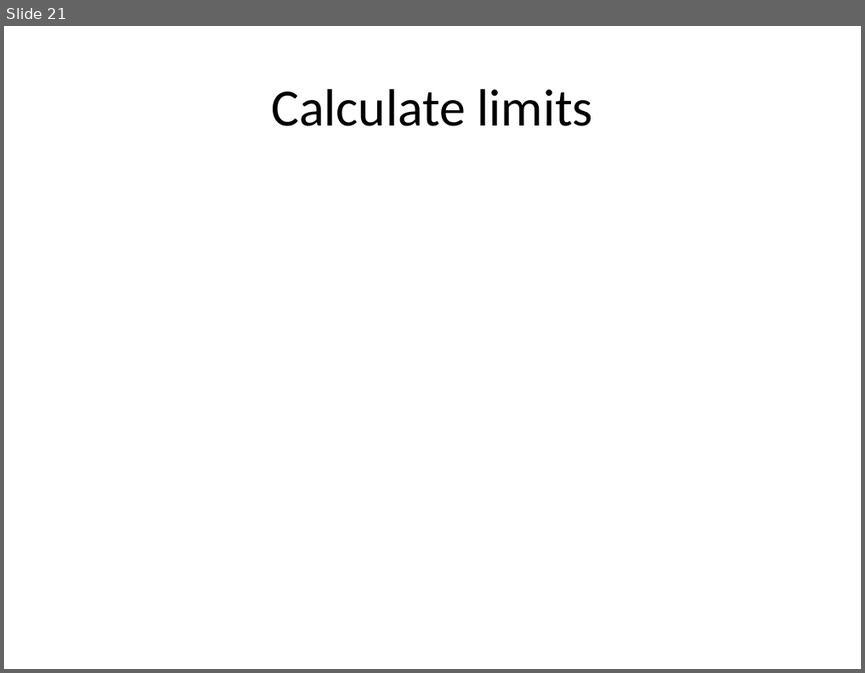
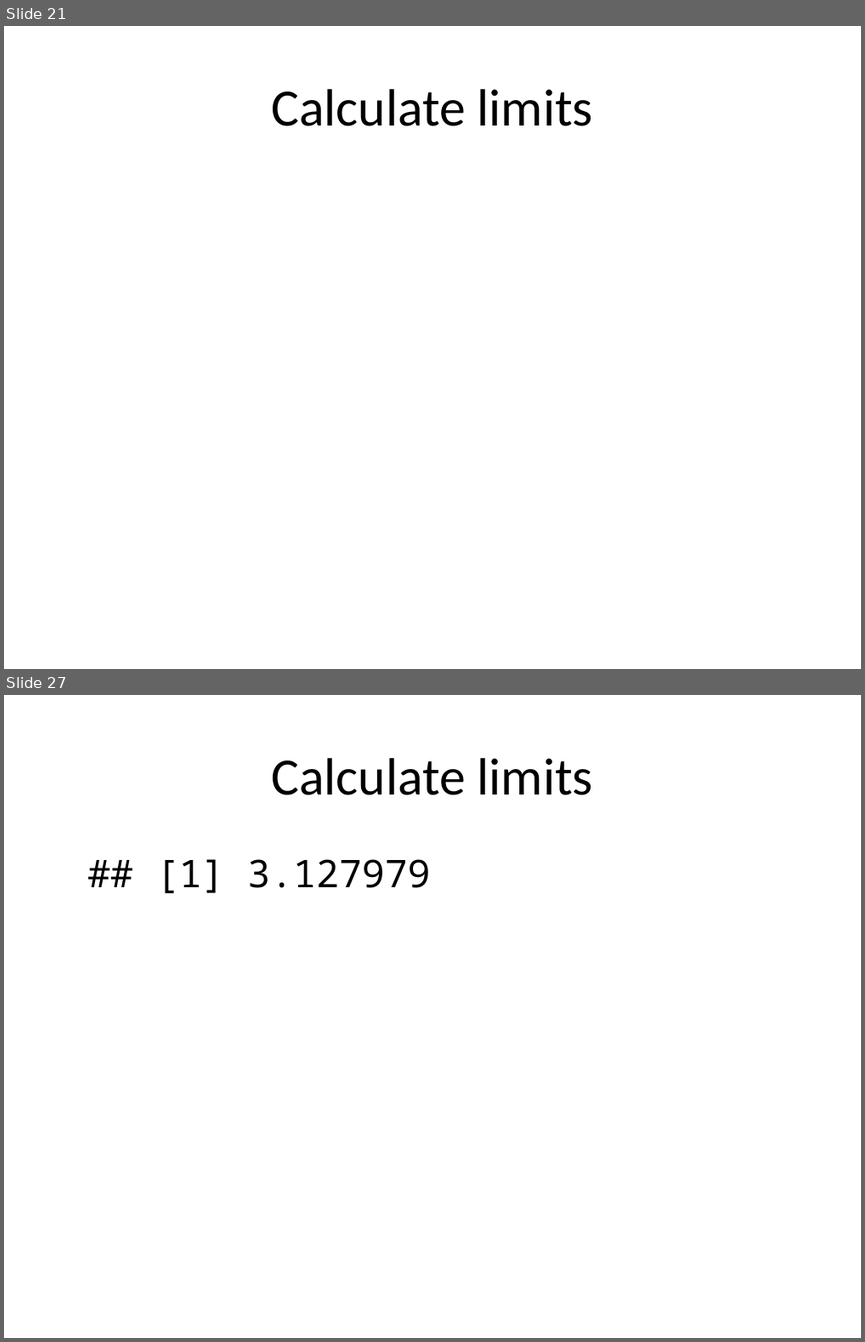
Before and after one commit to pmean/papers-and-presentations, a slide deck: anom/anom-talk.pptx. Shown one above the other, each under a label of ours: slide 21 before the commit, slides 21 and 27 after it; the slides between them are not shown. The pictures are 865x673 and 865x1342 pixels, drawn with LibreOffice and Linux fonts; fonts in the diff are those of the drawing. Boxes give left, top, right and bottom in pixels: in the first picture for what was removed or moved away, otherwise in the second. Text is boxed around its words. In the diff, an @@ line names an element or a change of style, - is before the commit and + after.

```diff
--- a/anom/anom-talk.pptx
+++ b/anom/anom-talk.pptx
@@ slide 27 added at [4, 695, 861, 1338], background #FFFFFF @@
@@ title added at [271, 758, 593, 795], 44 pt, text #000000 @@
+Calculate limits
@@ text added at [156, 859, 430, 893], 32 pt, text #000000 @@
+## [1] 3.127979
```
Also in this commit, not shown: 9 slides changed, 5 other slides added, 2 other files.
